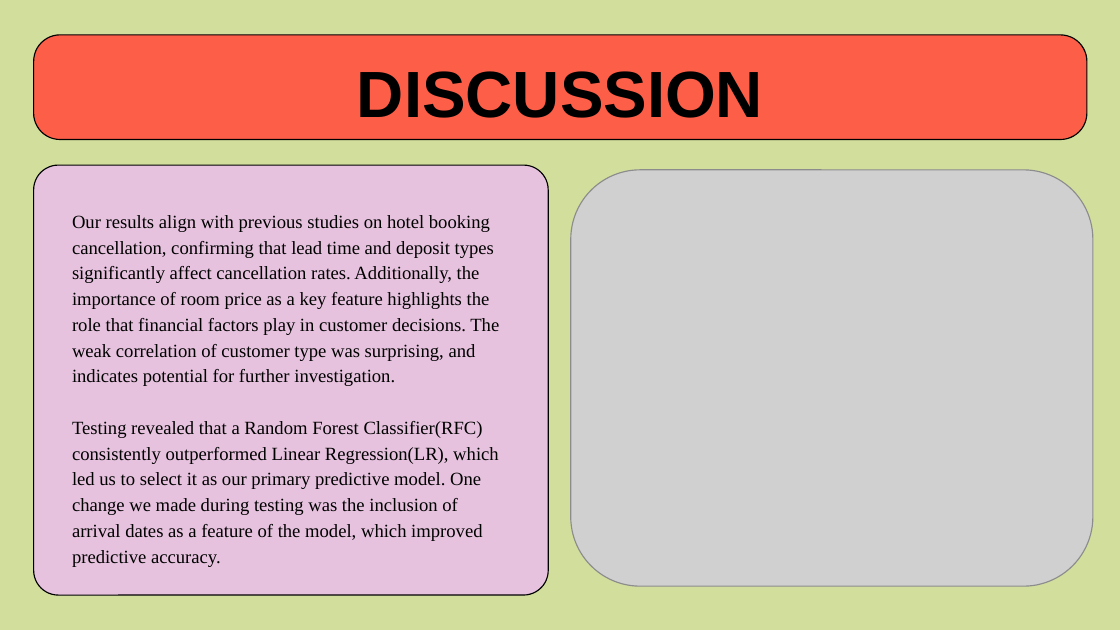
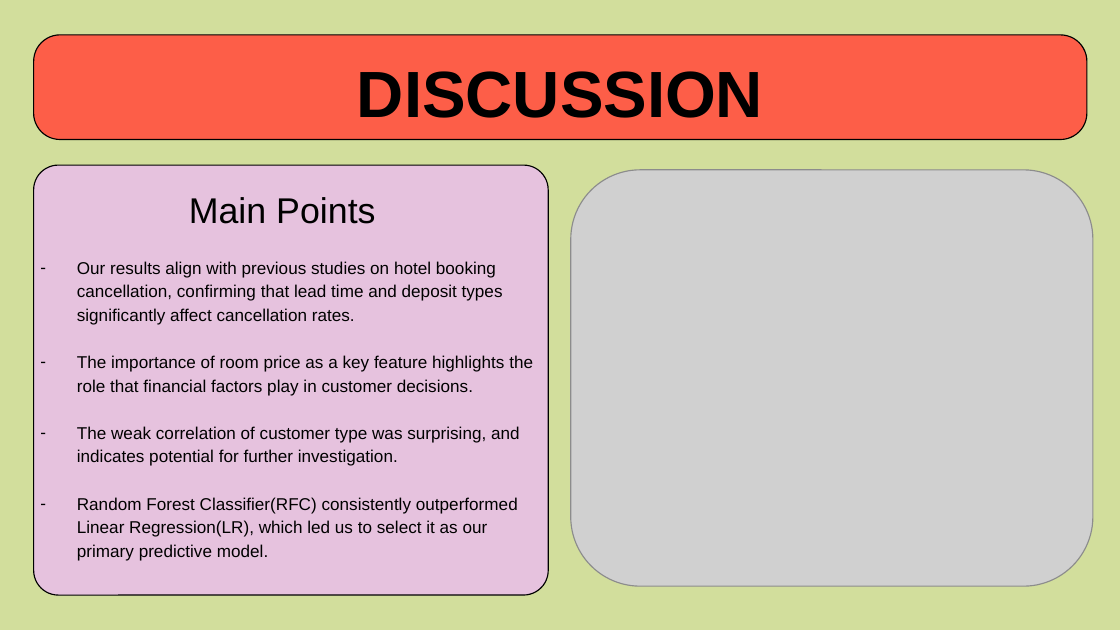
Before and after one commit to AubreyKranz/DataScience, a slide deck: slide 10 of reports/part 4/PROJECT OVERVIEW.pptx. Drawn at 1120x630 pixels with LibreOffice and Linux fonts; fonts in the diff are those of the drawing; grey boxes stand for pictures. Boxes give left, top, right and bottom in pixels: in the first picture for what was removed or moved away, otherwise in the second. Text is boxed around its words. In the diff, an @@ line names an element or a change of style, - is before the commit and + after.

```diff
--- a/reports/part 4/PROJECT OVERVIEW.pptx
+++ b/reports/part 4/PROJECT OVERVIEW.pptx
@@ text at [77, 197, 533, 561]: text changed; size 12 to 11 pt; font Times New Roman to Arial @@
-Our results align with previous studies on hotel booking cancellation, confirming that lead time and deposit types significantly affect cancellation rates. Additionally, the importance of room price as a key feature highlights the role that financial factors play in customer decisions. The weak correlation of customer type was surprising, and indicates potential for further investigation.
-Testing revealed that a Random Forest Classifier(RFC) consistently outperformed Linear Regression(LR), which led us to select it as our primary predictive model. One change we made during testing was the inclusion of arrival dates as a feature of the model, which improved predictive accuracy.
+Main Points
+– Our results align with previous studies on hotel booking cancellation, confirming that lead time and deposit types significantly affect cancellation rates.
+– The importance of room price as a key feature highlights the role that financial factors play in customer decisions.
+– The weak correlation of customer type was surprising, and indicates potential for further investigation.
+– Random Forest Classifier(RFC) consistently outperformed Linear Regression(LR), which led us to select it as our primary predictive model.
```
Also in this commit, not shown: 6 other slides changed, 2 slides added, 1 slide removed, 2 other files.
